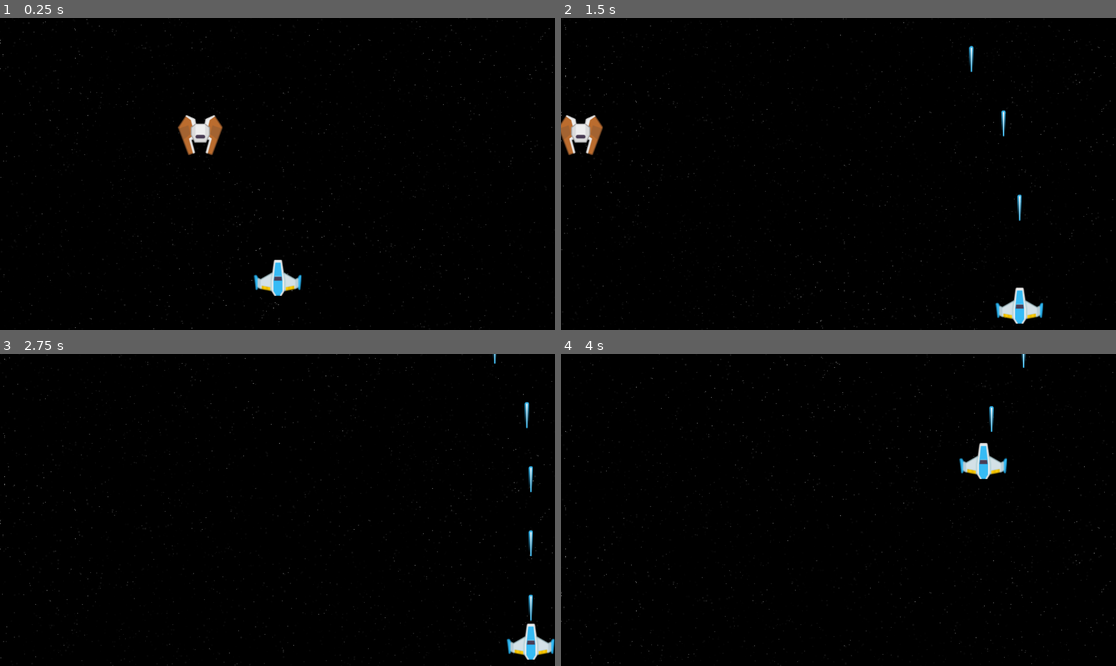
Above: before the commit, frames 1-4 (two rows, left to right).
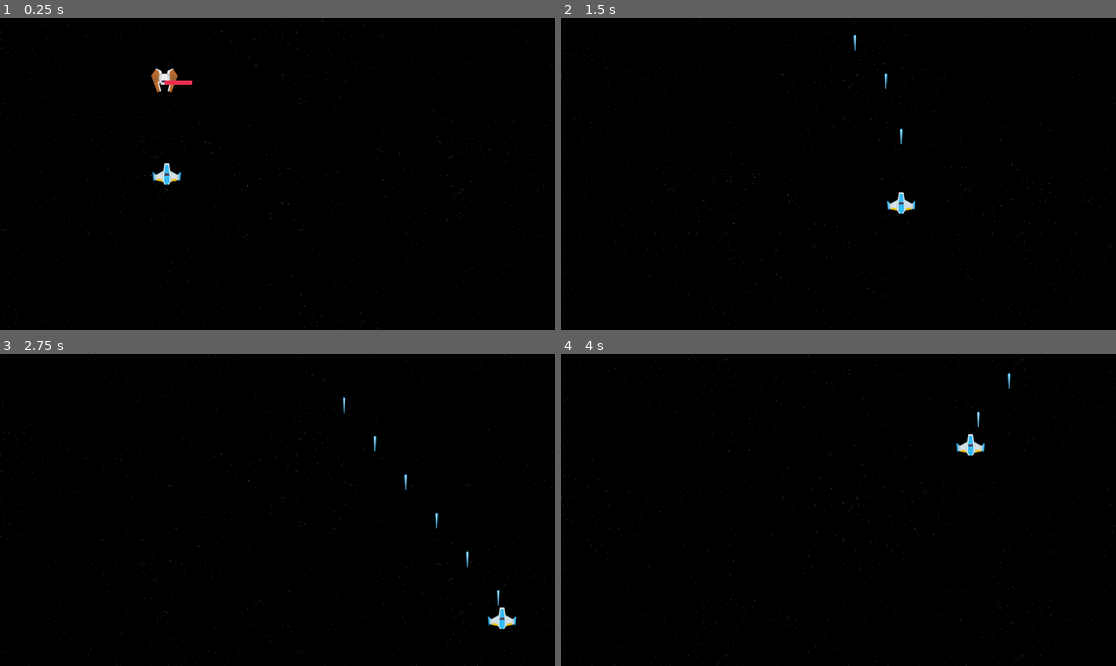
Above: after the commit, the same moments.

Repository: DavideZenobi/space-shooter
Game: Godot game, scene res://scenes/levels/level_1/level_1.tscn
The game is run twice, just before and just after one commit, with the same random seed, the same clock (stepped at 60 frames per second) and the same inputs.
Inputs:
- Up to frame 1 (0.25 s): no input
- Up to frame 2 (1.5 s): hold D (move_right) 0.53-1.28 s; hold Space (shoot) 0.53-1.28 s; hold S (move_down) from 1.28 s (still down); tap Space (shoot) at 1.35 s
- Up to frame 3 (2.75 s): release S (move_down) at 2.03 s; hold D (move_right) from 2.03 s (still down); hold Space (shoot) from 2.03 s (still down)
- Up to frame 4 (4 s): release D (move_right) at 2.78 s; release Space (shoot) at 2.78 s; hold W (move_up) 2.78-3.53 s; tap Space (shoot) at 2.85 s; hold A (move_left) from 3.53 s (still down); hold Space (shoot) from 3.53 s (still down)

The runs differ from the first frame. In frame 1, 2.2% of the frame differs, in the area x 0-100%, y 0-100%; in frame 2, 2.1%; in frame 3, 1.6%; in frame 4, 1.3%.

Commit message:
some ui assets added and health component, hitbox component code related

Diff:
--- a/project.godot
+++ b/project.godot
@@ -18,6 +18,11 @@
 [autoload]
 
 SceneManager="*res://scripts/scene_manager.gd"
+
+[display]
+
+window/size/viewport_width=1920
+window/size/viewport_height=1080
 
 [dotnet]
 
@@ -54,3 +59,10 @@
 "events": [Object(InputEventKey,"resource_local_to_scene":false,"resource_name":"","device":-1,"window_id":0,"alt_press …(191 unchanged characters)…
 ]
 }
+
+[layer_names]
+
+2d_physics/layer_1="player"
+2d_physics/layer_2="enemies"
+2d_physics/layer_3="player_bullets"
+2d_physics/layer_4="enemy_bullets"
--- a/scenes/backgrounds/parallax.tscn
+++ b/scenes/backgrounds/parallax.tscn
@@ -6,7 +6,7 @@
 
 [node name="Parallax2D" type="Parallax2D" parent="."]
 texture_repeat = 2
-repeat_size = Vector2(0, 1024)
+repeat_size = Vector2(1024, 1024)
 autoscroll = Vector2(0, 120)
 
 [node name="Sprite2D" type="Sprite2D" parent="Parallax2D"]
--- a/scenes/bullets/player_normal_bullet.gd
+++ b/scenes/bullets/player_normal_bullet.gd
@@ -2,6 +2,7 @@
 
 @export var speed = 1000;
 @export var direction = Vector2(0, -1);
+@export var attack_damage: int = 50;
 
 # Called when the node enters the scene tree for the first time.
 func _ready():
@@ -15,3 +16,7 @@
 func _on_screen_exited():
 	print("Bullet eliminated");
 	queue_free();
+
+func _on_hitbox_area_entered(area):
+	print("Hitted!");
+	queue_free();
--- a/scenes/bullets/player_normal_bullet.tscn
+++ b/scenes/bullets/player_normal_bullet.tscn
@@ -12,11 +12,14 @@
 [node name="Sprite2D" type="Sprite2D" parent="."]
 texture = ExtResource("1_sm44w")
 
-[node name="Area2D" type="Area2D" parent="."]
+[node name="Hitbox" type="Area2D" parent="."]
+collision_layer = 4
+collision_mask = 2
 
-[node name="CollisionShape2D" type="CollisionShape2D" parent="Area2D"]
+[node name="CollisionShape2D" type="CollisionShape2D" parent="Hitbox"]
 shape = SubResource("RectangleShape2D_ecuhi")
 
 [node name="VisibleOnScreenNotifier2D" type="VisibleOnScreenNotifier2D" parent="."]
 
+[connection signal="area_entered" from="Hitbox" to="." method="_on_hitbox_area_entered"]
 [connection signal="screen_exited" from="VisibleOnScreenNotifier2D" to="." method="_on_screen_exited"]
--- /dev/null
+++ b/scenes/components/health_component/health_component.gd
@@ -0,0 +1,17 @@
+extends Node2D
+class_name HealthComponent;
+
+signal health_changed;
+
+@export var max_health: int = 50;
+var current_health: int;
+
+func _ready():
+	current_health = max_health;
+
+func damage(attack: Attack):
+	current_health -= attack.damage;
+	health_changed.emit();
+
+	if current_health <= 0:
+		get_parent().queue_free();
--- /dev/null
+++ b/scenes/components/health_component/health_component.tscn
@@ -0,0 +1,6 @@
+[gd_scene load_steps=2 format=3 uid="uid://dd2maeqfnn4xb"]
+
+[ext_resource type="Script" path="res://scenes/components/health_component/health_component.gd" id="1_3w343"]
+
+[node name="HealthComponent" type="Node2D"]
+script = ExtResource("1_3w343")
--- /dev/null
+++ b/scenes/components/hitboxes_components/basic_enemy_hitbox/basic_enemy_hitbox.gd
@@ -0,0 +1,11 @@
+extends Node
+
+var health_component: HealthComponent;
+
+func _ready():
+	health_component = get_parent().get_node("HealthComponent");
+
+func _on_hitbox_area_entered(area: Area2D):
+	var attack = Attack.new();
+	attack.damage = area.get_parent().attack_damage;
+	health_component.damage(attack);
--- /dev/null
+++ b/scenes/components/hitboxes_components/basic_enemy_hitbox/basic_enemy_hitbox.tscn
@@ -0,0 +1,6 @@
+[gd_scene load_steps=2 format=3 uid="uid://da06s526472wb"]
+
+[ext_resource type="Script" path="res://scenes/components/hitboxes_components/basic_enemy_hitbox/basic_enemy_hitbox.gd" id="1_x0evf"]
+
+[node name="BasicEnemyHitbox" type="Node"]
+script = ExtResource("1_x0evf")
--- a/scenes/enemies/basic_enemy.gd
+++ b/scenes/enemies/basic_enemy.gd
@@ -1,9 +1,16 @@
 extends CharacterBody2D
 
+@onready var health_component: HealthComponent = $HealthComponent;
+@onready var health_bar: TextureProgressBar = $EnemyHealthBar;
 
 var speed = 300.0
 var direction: Vector2 = Vector2.LEFT;
 
+func _ready():
+
+	pass;
+
 func _physics_process(delta):
+	return;
 	velocity = Vector2(direction.x * speed, direction.y * speed);
 	move_and_slide();
--- a/scenes/enemies/basic_enemy.tscn
+++ b/scenes/enemies/basic_enemy.tscn
@@ -1,9 +1,15 @@
-[gd_scene load_steps=4 format=3 uid="uid://c02rn7hxev23d"]
+[gd_scene load_steps=8 format=3 uid="uid://c02rn7hxev23d"]
 
 [ext_resource type="Texture2D" uid="uid://fvkcg13a8qy" path="res://assets/enemy_ships/enemyRed1.png" id="1_c4owl"]
 [ext_resource type="Script" path="res://scenes/enemies/basic_enemy.gd" id="1_tvgui"]
+[ext_resource type="PackedScene" uid="uid://da06s526472wb" path="res://scenes/components/hitboxes_components/basic_enemy_hitbox/basic_enemy_hitbox.tscn" id="3_4h6mi"]
+[ext_resource type="PackedScene" uid="uid://dd2maeqfnn4xb" path="res://scenes/components/health_component/health_component.tscn" id="4_1lmc6"]
+[ext_resource type="PackedScene" uid="uid://bmb0q0yhpcb55" path="res://scenes/ui/enemy_health_bar/enemy_health_bar.tscn" id="5_13lwj"]
 
 [sub_resource type="RectangleShape2D" id="RectangleShape2D_dfqf8"]
+size = Vector2(91, 81)
+
+[sub_resource type="RectangleShape2D" id="RectangleShape2D_suxvo"]
 size = Vector2(91, 81)
 
 [node name="BasicEnemy" type="CharacterBody2D"]
@@ -18,3 +24,20 @@
 
 [node name="Marker2D" type="Marker2D" parent="."]
 position = Vector2(0, 42)
+
+[node name="Hitbox" type="Area2D" parent="."]
+collision_layer = 2
+collision_mask = 5
+
+[node name="CollisionShape2D" type="CollisionShape2D" parent="Hitbox"]
+position = Vector2(-0.5, -0.5)
+shape = SubResource("RectangleShape2D_suxvo")
+
+[node name="BasicEnemyHitbox" parent="." instance=ExtResource("3_4h6mi")]
+
+[node name="HealthComponent" parent="." instance=ExtResource("4_1lmc6")]
+
+[node name="EnemyHealthBar" parent="." instance=ExtResource("5_13lwj")]
+
+[connection signal="area_entered" from="Hitbox" to="BasicEnemyHitbox" method="_on_hitbox_area_entered"]
+[connection signal="health_changed" from="HealthComponent" to="EnemyHealthBar" method="_on_health_changed"]
--- a/scenes/levels/level_1/level_1.tscn
+++ b/scenes/levels/level_1/level_1.tscn
@@ -1,8 +1,7 @@
-[gd_scene load_steps=5 format=3 uid="uid://b7eeo37r0hsa5"]
+[gd_scene load_steps=4 format=3 uid="uid://b7eeo37r0hsa5"]
 
 [ext_resource type="PackedScene" uid="uid://bfklob58ogw14" path="res://scenes/player/player.tscn" id="1_ty1gb"]
 [ext_resource type="PackedScene" uid="uid://cyr6ndvweuq10" path="res://scenes/backgrounds/parallax.tscn" id="2_wangi"]
-[ext_resource type="PackedScene" uid="uid://d2mfaxeb7q3jq" path="res://scenes/pathings/path_straight.tscn" id="3_afi7s"]
 [ext_resource type="PackedScene" uid="uid://c02rn7hxev23d" path="res://scenes/enemies/basic_enemy.tscn" id="3_hwlr8"]
 
 [node name="Level1" type="Node"]
@@ -12,8 +11,5 @@
 [node name="Player" parent="." instance=ExtResource("1_ty1gb")]
 position = Vector2(577, 540)
 
-[node name="PathStraight" parent="." instance=ExtResource("3_afi7s")]
-position = Vector2(531, 187)
-
-[node name="BasicEnemy" parent="PathStraight" instance=ExtResource("3_hwlr8")]
-position = Vector2(-40, 56)
+[node name="BasicEnemy" parent="." instance=ExtResource("3_hwlr8")]
+position = Vector2(569, 216)
--- a/scenes/levels/level_1/wave_manager_1.gd
+++ b/scenes/levels/level_1/wave_manager_1.gd
@@ -4,15 +4,19 @@
 
 var current_wave: int = 1;
 
+func _ready():
+	start();
+
 func start():
 	$StartTimer.start(5);
 
 func _on_start_timer_timeout():
-	$IntervalTimer.start(20);
+	$IntervalTimer.start(1);
+	print("START");
 
 func _on_interval_timer_timeout():
 	if current_wave >= waves_total_number:
 		$IntervalTimer.stop();
 	else:
 		current_wave += 1;
-	pass;
+		print("Current wave: ", current_wave);
--- a/scenes/player/player.gd
+++ b/scenes/player/player.gd
@@ -1,13 +1,15 @@
 extends CharacterBody2D
 
-var speed: int = 500;
-var back_speed: int = 300;
+var speed: int = 800;
+var back_speed: int = 500;
 var direction: Vector2;
 @export var current_bullet: PackedScene;
 @export var fire_rate: float = 0.1;
 var time_since_last_shoot: float = 0.0;
 
 var screen_size: Vector2;
+
+@onready var audio_shoot: AudioStreamPlayer2D = $AudioShoot;
 
 # Called when the node enters the scene tree for the first time.
 func _ready():
@@ -33,6 +35,7 @@
 
 	if Input.is_action_pressed("shoot") and time_since_last_shoot <= 0:
 		SceneManager.spawn_player_bullet(current_bullet, $BulletSpawnMark.global_transform.origin);
+		audio_shoot.play();
 		time_since_last_shoot = fire_rate;
 		print("Player position: ", global_transform.origin);
 	else:
--- a/scenes/player/player.tscn
+++ b/scenes/player/player.tscn
@@ -1,10 +1,14 @@
-[gd_scene load_steps=5 format=3 uid="uid://bfklob58ogw14"]
+[gd_scene load_steps=7 format=3 uid="uid://bfklob58ogw14"]
 
 [ext_resource type="Script" path="res://scenes/player/player.gd" id="1_34q10"]
 [ext_resource type="Texture2D" uid="uid://bmsqfp7dmatrj" path="res://assets/player_ships/playerShip1_blue.png" id="2_otj2q"]
 [ext_resource type="PackedScene" uid="uid://d2otvq5dhogy4" path="res://scenes/bullets/player_normal_bullet.tscn" id="2_xchlo"]
+[ext_resource type="AudioStream" uid="uid://c3b2mhnjyk58b" path="res://assets/sounds/shoot/sfx_laser1.ogg" id="4_phmi6"]
 
 [sub_resource type="RectangleShape2D" id="RectangleShape2D_amox1"]
+size = Vector2(100, 74)
+
+[sub_resource type="RectangleShape2D" id="RectangleShape2D_xphjp"]
 size = Vector2(100, 74)
 
 [node name="Player" type="CharacterBody2D"]
@@ -19,3 +23,14 @@
 
 [node name="BulletSpawnMark" type="Marker2D" parent="."]
 position = Vector2(0, -38)
+
+[node name="Hitbox" type="Area2D" parent="."]
+collision_mask = 10
+
+[node name="CollisionShape2D" type="CollisionShape2D" parent="Hitbox"]
+shape = SubResource("RectangleShape2D_xphjp")
+
+[node name="AudioShoot" type="AudioStreamPlayer2D" parent="."]
+stream = ExtResource("4_phmi6")
+volume_db = -10.0
+pitch_scale = 2.0
--- /dev/null
+++ b/scenes/ui/enemy_health_bar/enemy_health_bar.gd
@@ -0,0 +1,11 @@
+extends TextureProgressBar
+
+var max_health: int;
+
+func initialize(health_component: HealthComponent):
+
+	pass;
+
+func _on_health_changed():
+
+	pass;
--- /dev/null
+++ b/scenes/ui/enemy_health_bar/enemy_health_bar.tscn
@@ -0,0 +1,13 @@
+[gd_scene load_steps=4 format=3 uid="uid://bmb0q0yhpcb55"]
+
+[ext_resource type="Texture2D" uid="uid://d4idyyfv8me3n" path="res://assets/ui/health_bar/bar_shadow_square_outline_small.png" id="1_8cr8k"]
+[ext_resource type="Texture2D" uid="uid://8yt38ghe0fol" path="res://assets/ui/health_bar/bar_square_small.png" id="2_50o0i"]
+[ext_resource type="Script" path="res://scenes/ui/enemy_health_bar/enemy_health_bar.gd" id="3_ejrpo"]
+
+[node name="EnemyHealthBar" type="TextureProgressBar"]
+offset_right = 96.0
+offset_bottom = 16.0
+value = 100.0
+texture_under = ExtResource("1_8cr8k")
+texture_progress = ExtResource("2_50o0i")
+script = ExtResource("3_ejrpo")
--- /dev/null
+++ b/scripts/attack.gd
@@ -0,0 +1,5 @@
+extends Node;
+class_name Attack;
+
+var damage: int;
+var type;
--- a/scripts/scene_manager.gd
+++ b/scripts/scene_manager.gd
@@ -5,6 +5,5 @@
 func spawn_player_bullet(bullet_scene, position):
 	var scene_instance = bullet_scene.instantiate();
 	get_tree().current_scene.add_child(scene_instance);
-	player.add_child(scene_instance);
 	scene_instance.global_transform.origin = position;
 	print("Bullet of type: ", bullet_scene, " created");
Not shown, added: assets/sounds/shoot/sfx_laser1.ogg.import
Binary file added: assets/ui/health_bar/bar_shadow_square_outline_small.png
Not shown, added: assets/ui/health_bar/bar_shadow_square_outline_small.png.import
Binary file added: assets/ui/health_bar/bar_shadow_square_small.png
Not shown, added: assets/ui/health_bar/bar_shadow_square_small.png.import
Binary file added: assets/ui/health_bar/bar_square_small.png
Not shown, added: assets/ui/health_bar/bar_square_small.png.import
Binary file added: assets/ui/health_bar/buttonBlue.png
Not shown, added: assets/ui/health_bar/buttonBlue.png.import
Binary file added: assets/ui/health_bar/buttonGreen.png
Not shown, added: assets/ui/health_bar/buttonGreen.png.import
Binary file added: assets/ui/health_bar/buttonRed.png
(and 5 more such lines)
